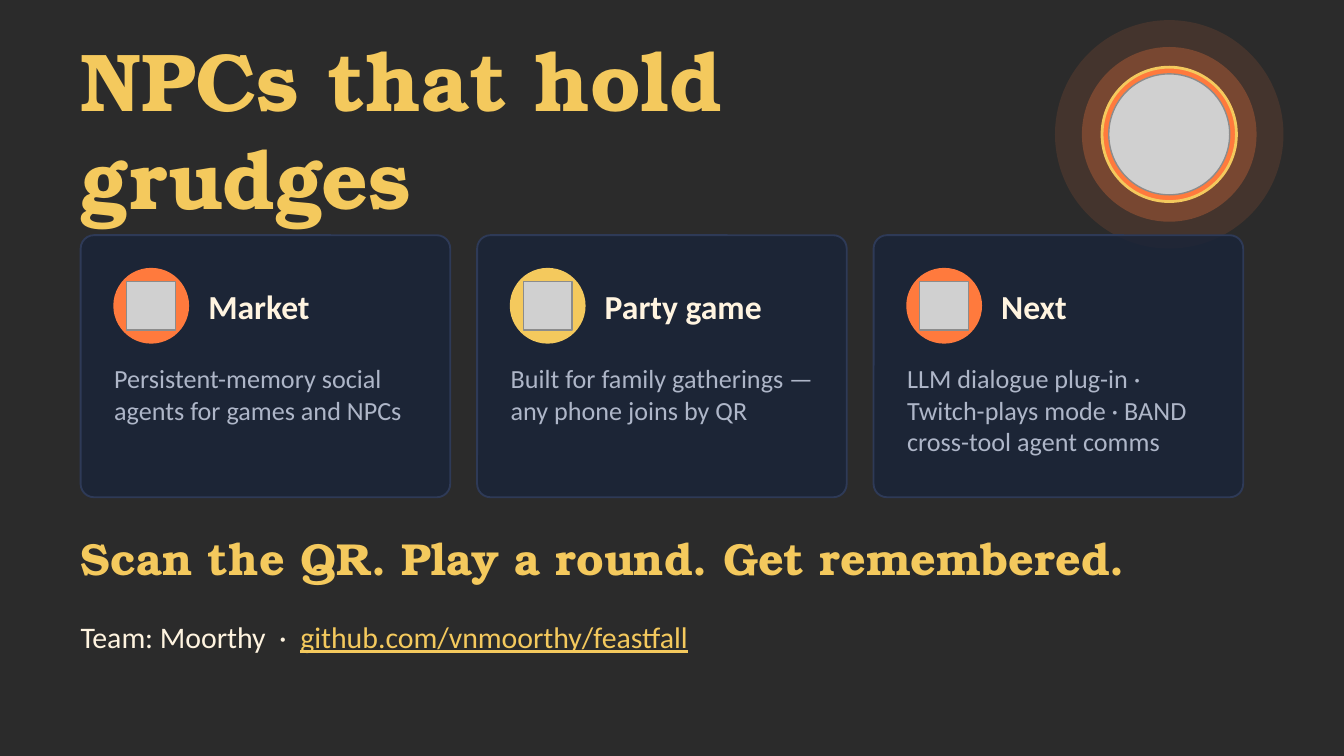
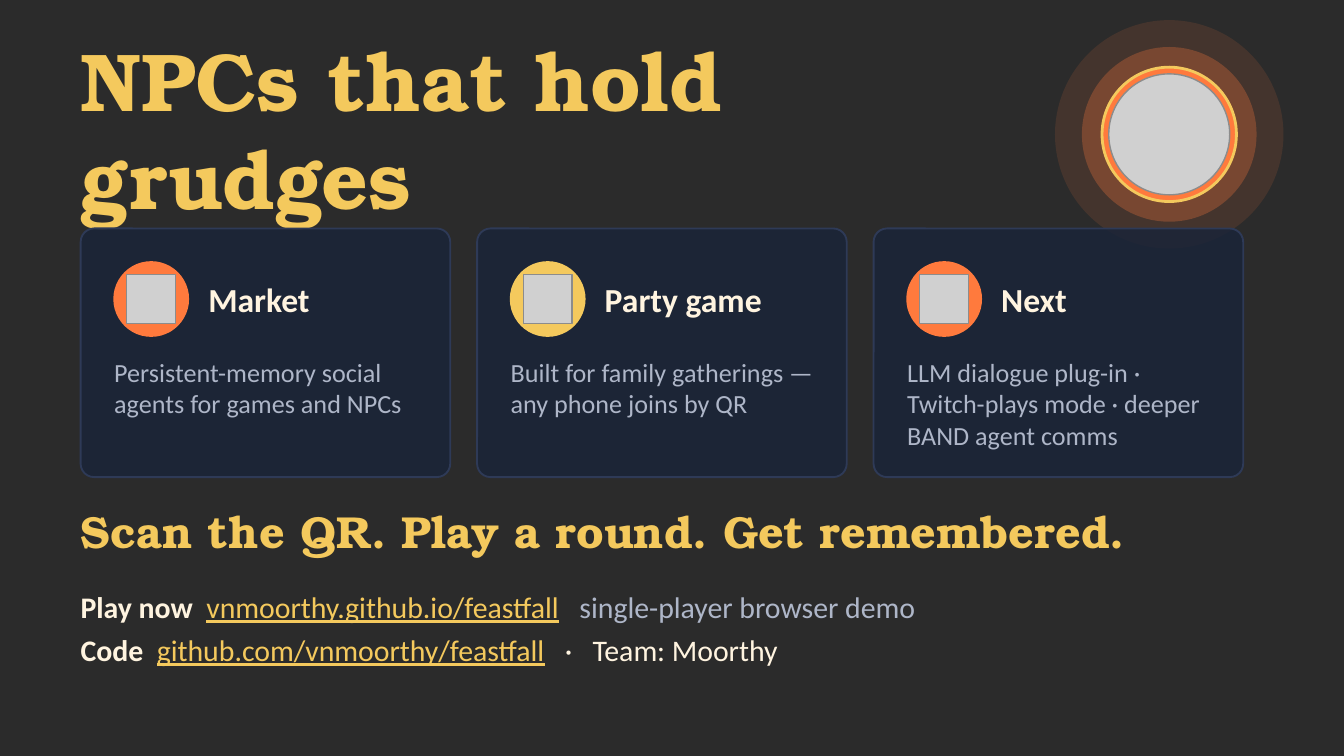
Before and after one commit to vnmoorthy/feastfall, a slide deck: slide 10 of deck/Feastfall.pptx. Drawn at 1344x756 pixels with LibreOffice and Linux fonts; fonts in the diff are those of the drawing; grey boxes stand for pictures; background and template pictures are left out; a plain dark background stands for a picture behind light text. Boxes give left, top, right and bottom in pixels: in the first picture for what was removed or moved away, otherwise in the second. Text is boxed around its words. In the diff, an @@ line names an element or a change of style, - is before the commit and + after.

```diff
--- a/deck/Feastfall.pptx
+++ b/deck/Feastfall.pptx
@@ rounded rectangle: place and size @@
-rounded rectangle at [81, 235, 450, 497]
+rounded rectangle at [81, 228, 450, 477]
@@ rounded rectangle: place and size @@
-rounded rectangle at [477, 235, 847, 497]
+rounded rectangle at [477, 228, 847, 477]
@@ proportions changed in 3 elements at [81, 228, 450, 477], [477, 228, 847, 477], [874, 228, 1243, 477] @@
@@ rounded rectangle: place and size @@
-rounded rectangle at [874, 235, 1243, 497]
+rounded rectangle at [874, 228, 1243, 477]
@@ 3 pictures, 3 texts, 3 ellipses: place and size @@
-3 pictures, 3 texts, 3 ellipses at [114, 269, 1067, 343]
+3 pictures, 3 texts, 3 ellipses at [114, 262, 1067, 336]
@@ text "Persistent-memory social agents for games ...": place and size @@
-text "Persistent-memory social agents for games ..." at [114, 370, 402, 425]
+text "Persistent-memory social agents for games ..." at [114, 364, 402, 418]
@@ text "Built for family gatherings — ...": place and size @@
-text "Built for family gatherings — ..." at [511, 370, 783, 425]
+text "Built for family gatherings — ..." at [511, 364, 783, 418]
@@ text at [907, 364, 1200, 450]: text changed @@
-LLM dialogue plug-in · Twitch-plays mode · BAND cross-tool agent comms
+LLM dialogue plug-in · Twitch-plays mode · deeper BAND agent comms
@@ text "Scan the QR. Play a ...": place and size @@
-text "Scan the QR. Play a ..." at [81, 542, 1125, 585]
+text "Scan the QR. Play a ..." at [81, 515, 1125, 558]
@@ text at [81, 597, 915, 666]: text changed @@
-Team: Moorthy · github.com/vnmoorthy/feastfall
+Play now vnmoorthy.github.io/feastfall single-player browser demo
+Code github.com/vnmoorthy/feastfall · Team: Moorthy
```
Also in this commit, not shown: 6 other slides changed, 7 other files.
